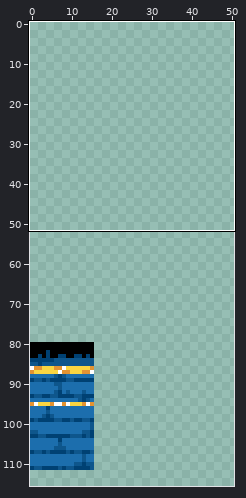
One commit to this sprite sheet: Assets/Environment/Alantis.png. The picture above shows the old version from afar; the outline marks the close-up.
Close-up. As it was:
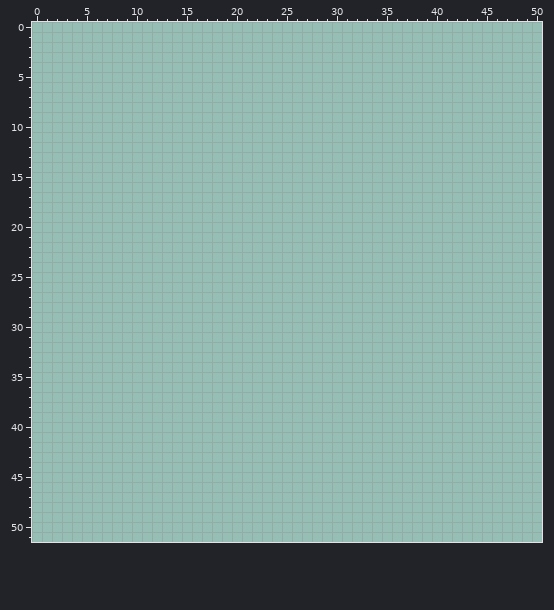
The file is 160x160 pixels. Shown: x 0..50, y 0..51. The old version is drawn lined up with the new one. The wide view leaves out empty margins.
After the commit:
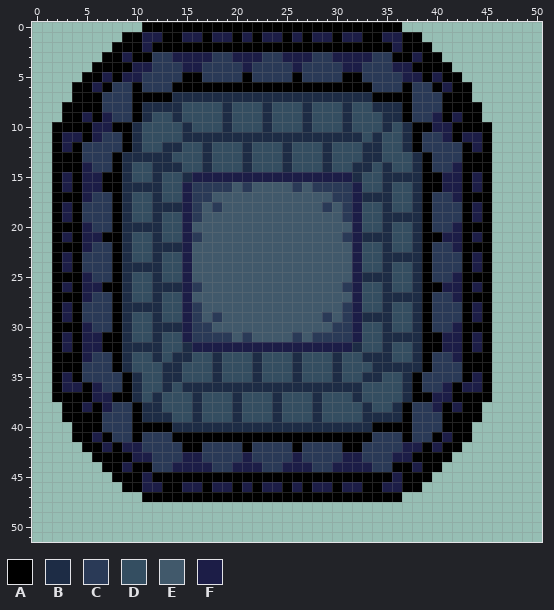
Palette (. is transparent): A #000000  B #1d2c45  C #2a3a57  D #344e61  E #41596b  F #1c1d47
Edits made:
whole drawing moved by -32,+80 (the old picture is shown already moved)
Changed rows in their new state; - is an unchanged pixel.
first column x 2:
 0 ---------AAAAAAAAAAAAAAAAAAAAAAAAAA---------
 1 -------AAFFAAFFAFFAFAFFAFAFFAFFAAFFAA-------
 2 ------AAAFAAAAAAAAAAAAAAAAAAAAAAAAFAAA------
 3 -----AAFAACCFFFFCCFFFCCFFFCCFFFFCCAAFAA-----
 4 ----AAAAFFCCCFFCCCCFCCCCFCCCCFFCCCFFAAAA----
 5 ---AAFAFFCCCCAACCCCACCCCACCCCAACCCCFFAFAA---
 6 --AAFACCACCCAAAAAAAAAAAAAAAAAAAACCCACCAFAA--
 7 --AAACCCAAAABBBBBBBBBBBBBBBBBBBBAAAACCCAAA--
 8 -AAAACCCABBBBDDDDBDDDBDDDBDDDBDDBBBACCCAAAA-
 9 -AAFAFCCABDDBDDDDBDDDBDDDBDDDBDDDBBACCFAFAA-
10 AAAAFFAABDDDDBDDDBDDDBDDDBDDDBDDDBDBAAFFAAAA
11 AFFAFCCABDDDDBBBBBBBBBBBBBBBBBBDBDDBACCFAFFA
12 AFACCCCABDDBBDDBDDDBDDDBDDDBDDDBBDDBACCCCAFA
13 AAACCCABBBBBDDDBDDDBDDDBDDDBDDDBBDDDBACCCAAA
14 AAAFCCABDDBBBDDBDDDBDDDBDDDBDDBBDBDDBACCFAAA
15 AFAFFAABDDBDDBFFFFFFFFFFFFFFFFBDDBBBBAAFFAFA
16 AFAFFAABBBBDDFCCCCECEEEECECCCCFDDBDDBAAFFAFA
17 AAAFCCABDDBDDFCCEEEEEEEEEEEECCFBBBDDBACCFAAA
18 AFACCCABDDBBBFCECEEEEEEEEEECECFDDBDDBACCCAFA
19 AFACCCABDDBDDFCEEEEEEEEEEEEEECFDDBBBBACCCAFA
20 AAAFCCABBBBDDFEEEEEEEEEEEEEEEEFDDBDDBACCFAAA
21 AFAFFAABDDBDDFCEEEEEEEEEEEEEECFBBBDDBAAFFAFA
22 AAAFCCABDDBBBFEEEEEEEEEEEEEEEEFDDBDDBACCFAAA
23 AFACCCABDDBDDFEEEEEEEEEEEEEEEEFDDBBBBACCCAFA
24 AFACCCABBBBDDFEEEEEEEEEEEEEEEEFDDBDDBACCCAFA
25 AAAFCCABDDBDDFEEEEEEEEEEEEEEEEFBBBDDBACCFAAA
26 AFAFFAABDDBBBFCEEEEEEEEEEEEEECFDDBDDBAAFFAFA
27 AAAFCCABDDBDDFEEEEEEEEEEEEEEEEFDDBBBBACCFAAA
28 AFACCCABBBBDDFCEEEEEEEEEEEEEECFDDBDDBACCCAFA
29 AFACCCABDDBDDFCECEEEEEEEEEECECFBBBDDBACCCAFA
30 AAAFCCABDDBBBFCCEEEEEEEEEEEECCFDDBDDBACCFAAA
31 AFAFFAABDDBDDFCCCCECEEEECECCCCFDDBBBBAAFFAFA
32 AFAFFAABBBBDDBFFFFFFFFFFFFFFFFBDDBDDBAAFFAFA
33 AAAFCCABDDBDBBDDBDDDBDDDBDDDBDDBBBDDBACCFAAA
34 AAACCCABDDDBBDDDBDDDBDDDBDDDBDDDBBBBBACCCAAA
35 AFACCCCABDDBBDDDBDDDBDDDBDDDBDDBBDDBACCCCAFA
36 AFFAFCCABDDBDBBBBBBBBBBBBBBBBBBDDDDBACCFAFFA
37 AAAAFFAABDBDDDBDDDBDDDBDDDBDDDBDDDDBAAFFAAAA
38 -AAFAFCCABBDDDBDDDBDDDBDDDBDDDDBDDBACCFAFAA-
39 -AAAACCCABBBDDBDDDBDDDBDDDBDDDDBBBBACCCAAAA-
40 --AAACCCAAAABBBBBBBBBBBBBBBBBBBBAAAACCCAAA--
41 --AAFACCACCCAAAAAAAAAAAAAAAAAAAACCCACCAFAA--
42 ---AAFAFFCCCCAACCCCACCCCACCCCAACCCCFFAFAA---
43 ----AAAAFFCCCFFCCCCFCCCCFCCCCFFCCCFFAAAA----
44 -----AAFAACCFFFFCCFFFCCFFFCCFFFFCCAAFAA-----
45 ------AAAFAAAAAAAAAAAAAAAAAAAAAAAAFAAA------
46 -------AAFFAAFFAFFAFAFFAFAFFAFFAAFFAA-------
47 ---------AAAAAAAAAAAAAAAAAAAAAAAAAA---------
